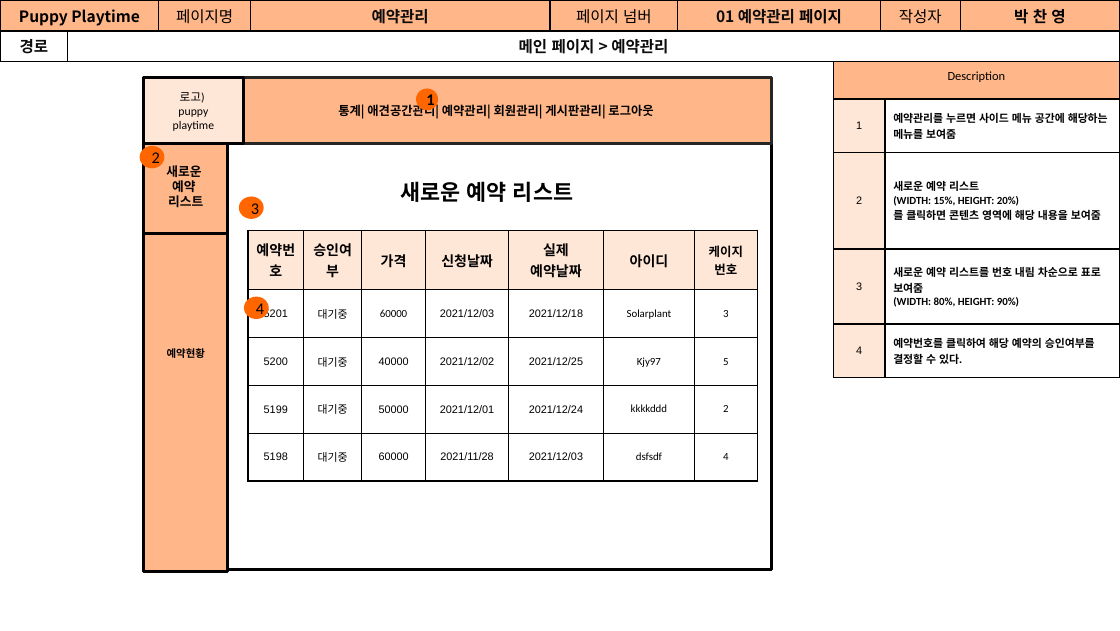
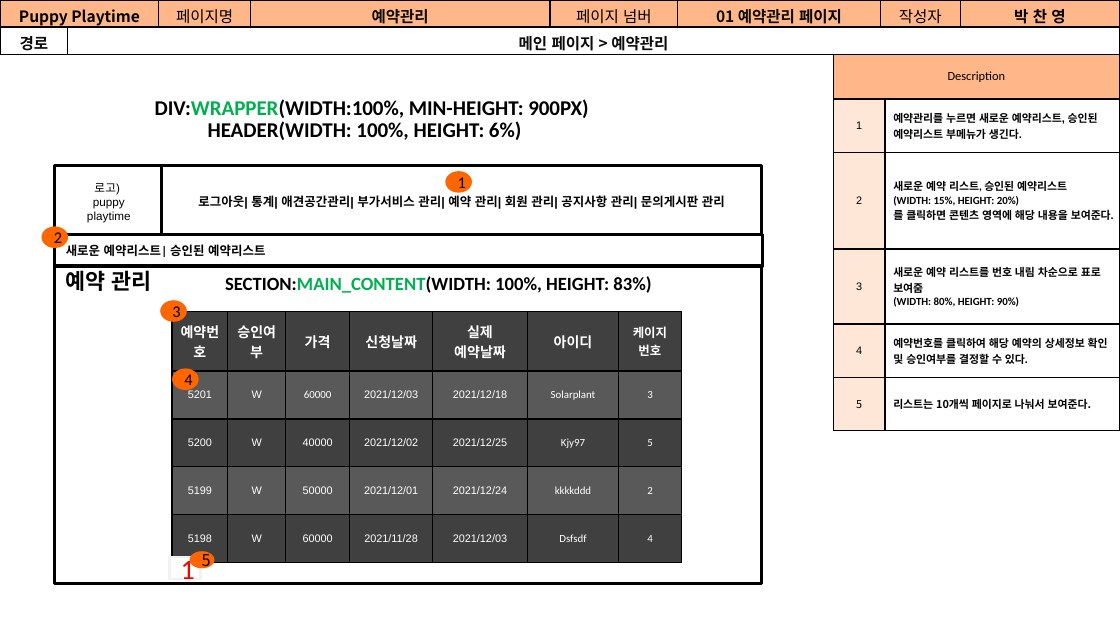
Before and after one commit to Jogging-Kim-Chaebak/PuppyPlaytime, a slide deck: slide 20 of 프로젝트 산출물/9. 스토리보드/Puppy Playtime 관리자 스토리보드.pptx (slide 19 before the commit). Drawn at 1120x631 pixels with LibreOffice and Linux fonts; fonts in the diff are those of the drawing; background and template pictures are left out. Boxes give left, top, right and bottom in pixels: in the first picture for what was removed or moved away, otherwise in the second. Text is boxed around its words. In the diff, an @@ line names an element or a change of style, - is before the commit and + after.

```diff
--- a/프로젝트 산출물/9. 스토리보드/Puppy Playtime 관리자 스토리보드.pptx
+++ b/프로젝트 산출물/9. 스토리보드/Puppy Playtime 관리자 스토리보드.pptx
@@ table at box(833, 54, 1120, 430) @@
-row 2, column 2: 예약관리를 누르면 사이드 메뉴 공간에 해당하는 메뉴를 보여줌
+row 2, column 2: 예약관리를 누르면 새로운 예약리스트, 승인된 예약리스트 부메뉴가 생긴다.
-row 3, column 2: 새로운 예약 리스트 / (WIDTH: 15%, HEIGHT: 20%) / 를 클릭하면 콘텐츠 영역에 해당 내용을 보여줌
+row 3, column 2: 새로운 예약 리스트, 승인된 예약리스트 / (WIDTH: 15%, HEIGHT: 20%) / 를 클릭하면 콘텐츠 영역에 해당 내용을 보여준다.
-row 5: 4 | 예약번호를 클릭하여 해당 예약의 승인여부를 결정할 수 있다.
+row 5: 4 | 예약번호를 클릭하여 해당 예약의 상세정보 확인 및 승인여부를 결정할 수 있다.
+row 6: 5 | 리스트는 10개씩 페이지로 나눠서 보여준다.
@@ text added at box(155, 99, 588, 118), 13.5 pt, text #000000, bold @@
+DIV:WRAPPER(WIDTH:100%, MIN-HEIGHT: 900PX)
@@ text added at box(208, 121, 521, 140), 13.5 pt, text #000000, bold @@
+HEADER(WIDTH: 100%, HEIGHT: 6%)
@@ rectangle "로고)": place and size @@
-rectangle "로고)" at box(143, 77, 243, 143)
+rectangle "로고)" at box(55, 166, 164, 237)
@@ rectangle "로고)" at box(55, 166, 164, 237): font Calibri to Arial; fill #FFE7D8 to #FFFFFF @@
@@ rectangle removed at box(143, 161, 227, 571) @@
-예약현황
@@ rectangle "로그아웃| 통계| 애견공간관리| 부가서비스 관리| ...": place and size @@
-rectangle "로그아웃| 통계| 애견공간관리| 부가서비스 관리| ..." at box(221, 77, 772, 143)
+rectangle "로그아웃| 통계| 애견공간관리| 부가서비스 관리| ..." at box(161, 166, 762, 237)
@@ rectangle "로그아웃| 통계| 애견공간관리| 부가서비스 관리| ..." at box(161, 166, 762, 237): fill #FFB689 to #FFFFFF; outline #262626 2 pt to #000000 2 pt @@
@@ text at box(412, 164, 545, 196): text changed @@
-새로운 예약 리스트
+애견 룸 리스트
@@ ellipse "1": place and size @@
-ellipse "1" at box(416, 88, 438, 110)
+ellipse "1" at box(446, 171, 473, 193)
@@ ellipse "1" at box(446, 171, 473, 193): bold off @@
@@ text in rectangle at box(198, 195, 725, 209): text changed; size 7.9 to 8 pt; font Noto Sans CJK KR to Arial @@
-통계| 애견공간관리| 예약관리| 회원관리| 게시판관리| 로그아웃
+로그아웃| 통계| 애견공간관리| 부가서비스 관리| 예약 관리| 회원 관리| 공지사항 관리| 문의게시판 관리
@@ ellipse "2": place and size @@
-ellipse "2" at box(140, 146, 165, 168)
+ellipse "2" at box(41, 226, 68, 248)
@@ rectangle: place and size @@
-rectangle at box(175, 142, 772, 570)
+rectangle at box(55, 237, 762, 584)
@@ rectangle "새로운 예약리스트| 승인된 예약리스트": place and size @@
-rectangle "새로운 예약리스트| 승인된 예약리스트" at box(143, 139, 227, 234)
+rectangle "새로운 예약리스트| 승인된 예약리스트" at box(55, 234, 763, 265)
@@ rectangle "새로운 예약리스트| 승인된 예약리스트" at box(55, 234, 763, 265): fill #FFB689 to #FFFFFF @@
@@ text in rectangle at box(66, 242, 265, 257): text changed; size 8.3 to 8 pt; font Arial to Calibri @@
-새로운
-예약
-리스트
+새로운 예약리스트| 승인된 예약리스트
@@ text added at box(66, 270, 152, 291), 14 pt, text #000000, bold @@
+예약 관리
@@ text added at box(225, 276, 651, 293), 12 pt, text #000000, bold @@
+SECTION:MAIN_CONTENT(WIDTH: 100%, HEIGHT: 83%)
@@ ellipse "3": place and size @@
-ellipse "3" at box(239, 196, 263, 218)
+ellipse "3" at box(160, 300, 187, 321)
@@ table at box(172, 311, 682, 562) @@
-row 2, column 2: 대기중
+row 2, column 2: W
-row 3, column 2: 대기중
+row 3, column 2: W
-row 4, column 2: 대기중
+row 4, column 2: W
-row 5, column 2: 대기중
+row 5, column 2: W
-row 5, column 6: dsfsdf
+row 5, column 6: Dsfsdf
@@ fill #FFE7D8 to #404040 in row 1 @@
@@ fill none to #595959 in 14 cells @@
@@ fill none to #404040 in 14 cells @@
@@ text colour #000000 to #FFFFFF @@
@@ table: place and size @@
-table at box(248, 231, 757, 482)
+table at box(172, 311, 682, 562)
@@ ellipse "4": place and size @@
-ellipse "4" at box(244, 297, 269, 319)
+ellipse "4" at box(172, 368, 199, 390)
@@ rectangle added at box(169, 557, 200, 579), fill #FFFFFF, outline #F2F2F2 1.5 pt, 18 pt, text #FF0000 @@
+1
@@ ellipse added at box(189, 551, 214, 568), fill #FF6600, 10.5 pt, text #000000 @@
+5
```
Also in this commit, not shown: 22 other slides changed, 1 slide added, 2 slides removed, 12 other files.
